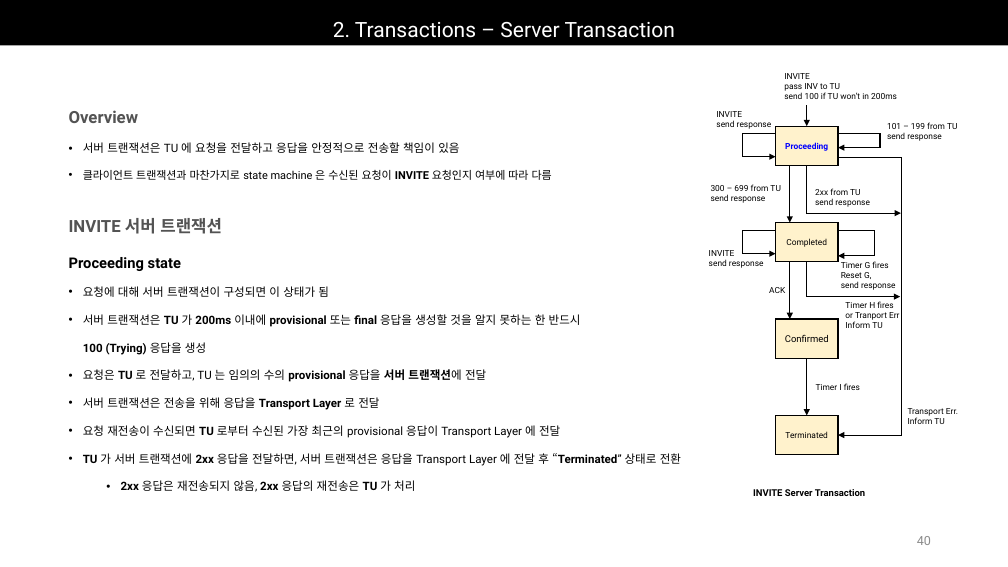
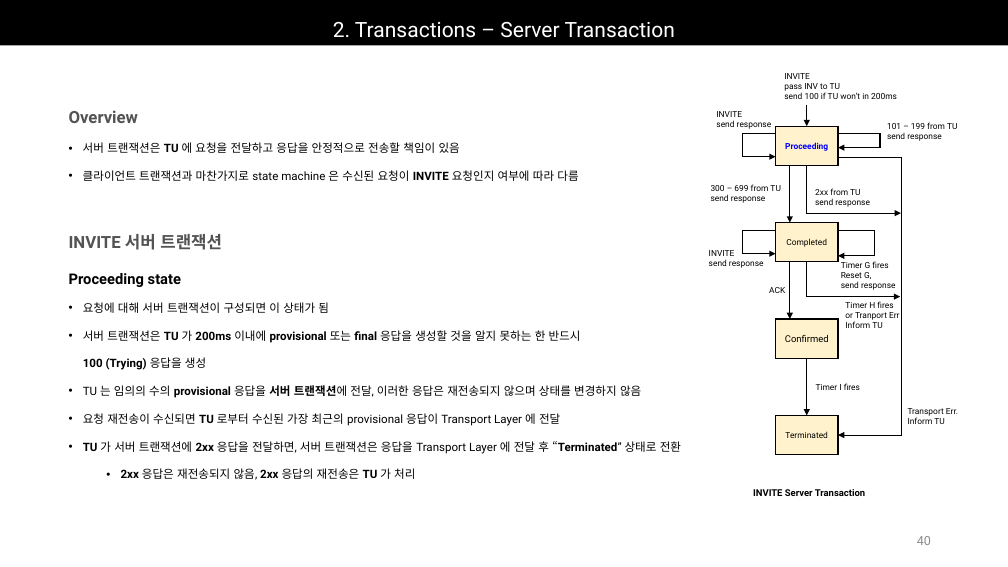
Before and after one commit to Epsilonely/SIP-Survey, a slide deck: slide 40 of 세미나 3차.pptx. Drawn at 1008x567 pixels with LibreOffice and Linux fonts; fonts in the diff are those of the drawing. Boxes give left, top, right and bottom in pixels: in the first picture for what was removed or moved away, otherwise in the second. Text is boxed around its words. In the diff, an @@ line names an element or a change of style, - is before the commit and + after.

```diff
--- a/세미나 3차.pptx
+++ b/세미나 3차.pptx
@@ text at box(83, 142, 578, 181): font Roboto to Noto Sans CJK KR in "서버 트랜잭션은"; bold on in "TU"; size 10.5 to 11 pt in "클라이언트 트랜잭션과 마찬가지로 state machine 은 수신된 ..." @@
@@ text "INVITE 서버 트랜잭션": place and size @@
-text "INVITE 서버 트랜잭션" at box(69, 218, 681, 492)
+text "INVITE 서버 트랜잭션" at box(69, 234, 681, 480)
@@ text at box(83, 385, 641, 398): text changed @@
-• 요청은 TU 로 전달하고, TU 는 임의의 수의 provisional 응답을 서버 트랜잭션에 전달
-• 서버 트랜잭션은 전송을 위해 응답을 Transport Layer 로 전달
+• TU 는 임의의 수의 provisional 응답을 서버 트랜잭션에 전달, 이러한 응답은 재전송되지 않으며 상태를 변경하지 않음
```
Also in this commit, not shown: 8 other slides changed, 2 slides removed, 1 other file.
